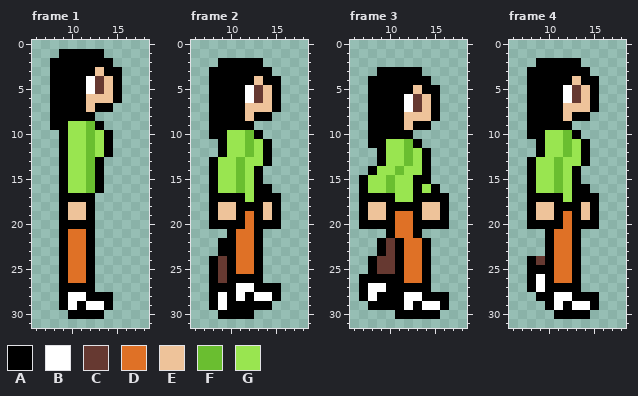
Two versions of one pixel-art file, sprites/natsuki/natsuki_walk.ase. That is the earlier state.
24x32 pixels, 8 frames. Shown: frame 1: x 6..18, y 0..31; frame 2: x 6..18, y 0..31; frame 3: x 6..18, y 0..31; frame 4: x 6..18, y 0..31. The commit also changed other frames, which this record leaves out.
Palette (. is transparent): A #000000  B #ffffff  C #663931  D #df7126  E #eec39a  F #6abe30  G #99e550
And afterwards:
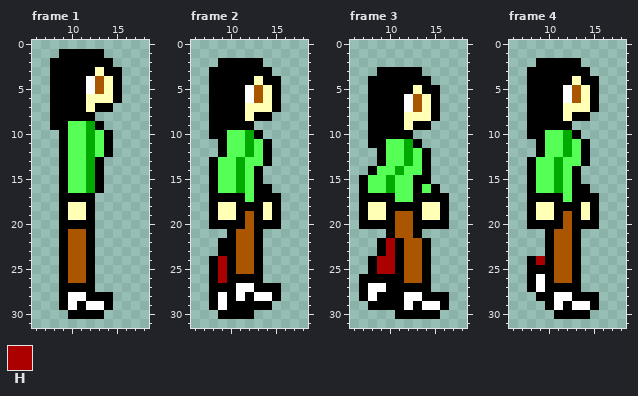
Colours new in this view: H #aa0000
Commit message: "Where's the memory leak?"; the sprite now uses the default Allegro 256-color palette
Changes in this commit:
Colour D changes from #df7126 to #aa5500.
Colour E changes from #eec39a to #ffffb6.
Colour F changes from #6abe30 to #00aa00.
Colour G changes from #99e550 to #55ff55.
Frame 1:
Colour C becomes colour D in rows 4 to 5 at x 13.
Frame 2:
Colour C becomes colour D in rows 5 to 6 at x 13.
Colour C becomes colour H in rows 24 to 26 at x 9.
Frame 3:
Colour C becomes colour D in rows 6 to 7 at x 13.
Colour C becomes colour H in rows 22 to 23 at x 10; in rows 24 to 25 at x 9 to 10.
Frame 4:
Colour C becomes colour D in rows 5 to 6 at x 13.
Colour C becomes colour H in row 24 at x 9.
